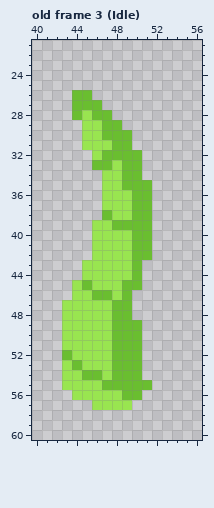
Edited in one commit: pixel-art file (Objects/Enemies/Vine/Vine.aseprite). This is how it looked before the edit.
64x64 pixels, 6 frames. Shown: old frame 3 (Idle): x 40..56, y 21..60. The old version is drawn lined up with the new one, on the new canvas. The commit also changed other frames, which this record leaves out.
Once edited:
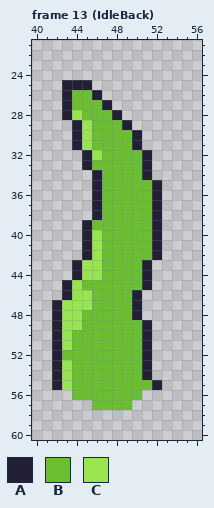
Palette (. is transparent): A #222034  B #6abe30  C #99e550
A new or re-ordered frame is compared with the old frame closest to it.
From the commit log: Vine Animation and Code Progress
What changed:
canvas 64x64 -> 96x96, the old top-left corner now at 16,16
frames 6 -> 48
Frame 13 (IdleBack) is new; against old frame 3 (Idle):
y 25: x 43..45 ... -> AAA
y 26: x 43 . -> A; x 46 . -> A
y 27: x 43 . -> A; x 47 . -> A
y 28: x 43..45 .BC -> ACB; x 48 . -> A
y 29: x 44 . -> A; x 46 C -> B; x 49 . -> A
y 30: x 44 . -> A; x 46 C -> B; x 50 . -> A
y 31: x 44 . -> A; x 46..47 CC -> BB; x 50 . -> A
y 32: x 45 . -> A; x 51 . -> A
y 33: x 45 . -> A; x 48 C -> B; x 51 . -> A
y 34: x 46..48 .CC -> ABB; x 51 . -> A
y 35: x 46..48 .CC -> ABB; x 52 . -> A
y 36..37: x 46..49 .CCC -> ABBB; x 52 . -> A
y 38: x 46 . -> A; x 48..49 CC -> BB; x 52 . -> A
y 39: x 45..47 .CC -> ABB; x 52 . -> A
y 40..42: x 45 . -> A; x 47..49 CCC -> BBB; x 52 . -> A
y 43..44: x 44 . -> A; x 47..49 CCC -> BBB; x 51 . -> A
y 45: x 43 . -> A; x 46..48 CCC -> BBB; x 51 . -> A
y 46: x 43 . -> A; x 48 C -> B; x 50 . -> A
y 47: x 42 . -> A; x 46..47 CC -> BB; x 50 . -> A
y 48: x 42 . -> A; x 45..47 CCC -> BBB; x 50 . -> A
y 49: x 42 . -> A; x 45..47 CCC -> BBB; x 51 . -> A
y 50..52: x 42 . -> A; x 44..47 CCCC -> BBBB; x 51 . -> A
y 53: x 42 . -> A; x 45..47 CCC -> BBB; x 51 . -> A
y 54: x 42 . -> A; x 44 C -> B; x 47 C -> B; x 51 . -> A
y 55: x 42 . -> A; x 44..46 CCC -> BBB; x 52 . -> A
y 56: x 44..48 CCCCC -> BBBBB
y 57: x 46..49 CCCC -> BBBB
Changed places in both pictures, as pixel boxes (x1, y1, x2, y2):
changed: (52, 80, 162, 410)
